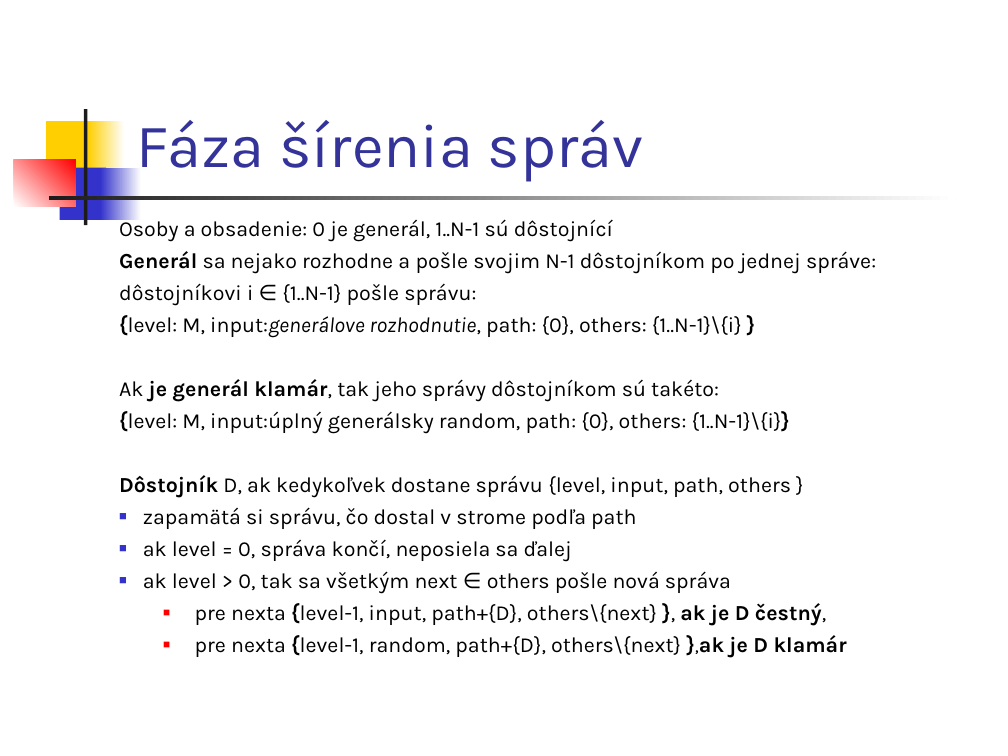
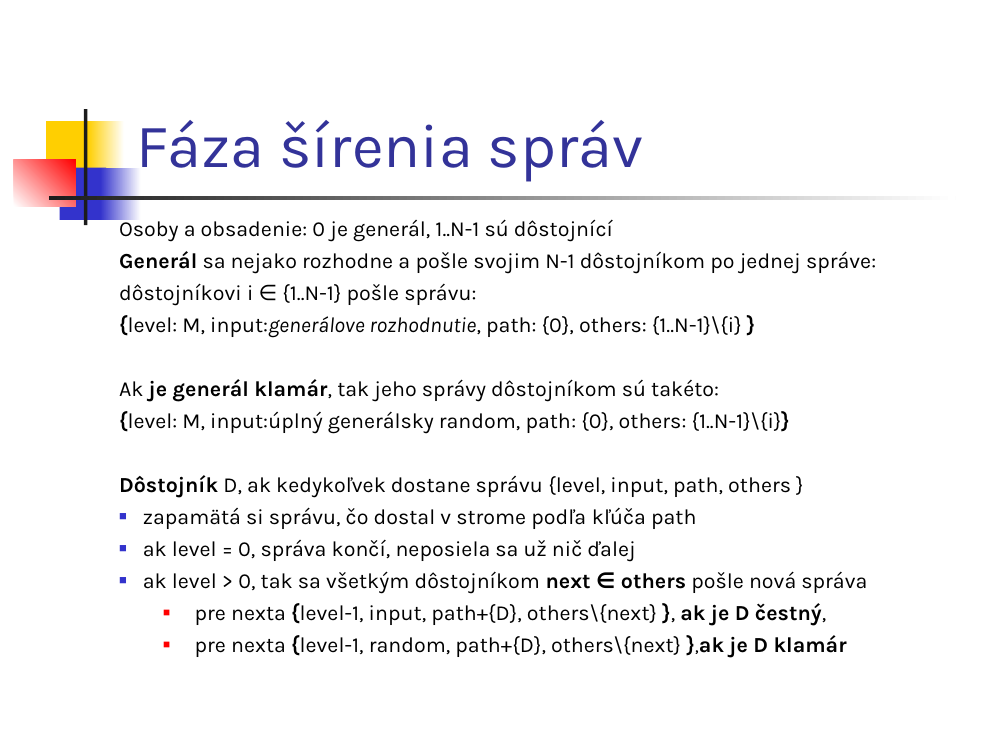
Before and after one commit to paradigmy/Prednasky, a slide deck: slide 17 of 05/BGP.ppt. Drawn at 1008x756 pixels with LibreOffice and Linux fonts; fonts in the diff are those of the drawing. Boxes give left, top, right and bottom in pixels: in the first picture for what was removed or moved away, otherwise in the second. Text is boxed around its words. In the diff, an @@ line names an element or a change of style, - is before the commit and + after.

```diff
--- a/05/BGP.ppt
+++ b/05/BGP.ppt
@@ text at bbox=[143, 507, 867, 594]: text changed @@
-■ zapamätá si správu, čo dostal v strome podľa path
-■ ak level = 0, správa končí, neposiela sa ďalej
-■ ak level > 0, tak sa všetkým next ∈ others pošle nová správa
+■ zapamätá si správu, čo dostal v strome podľa kľúča path
+■ ak level = 0, správa končí, neposiela sa už nič ďalej
+■ ak level > 0, tak sa všetkým dôstojníkom next ∈ others pošle nová správa
```
Also in this commit, not shown: 1 other slide changed, 2 other files.
